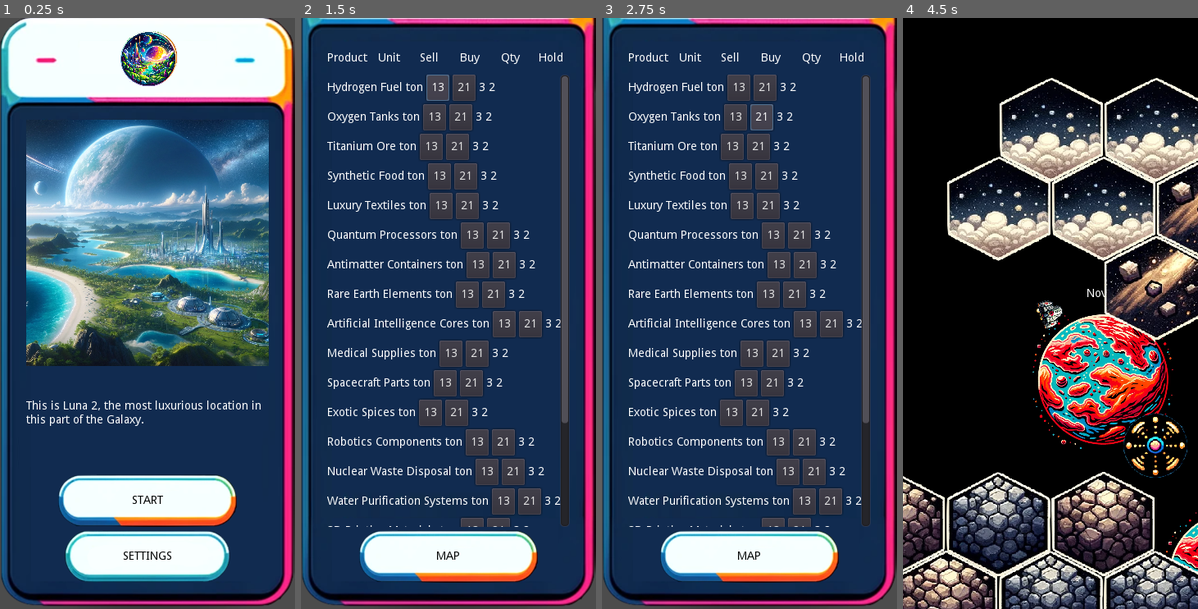
Above: before the commit, frames 1-4 (left to right).
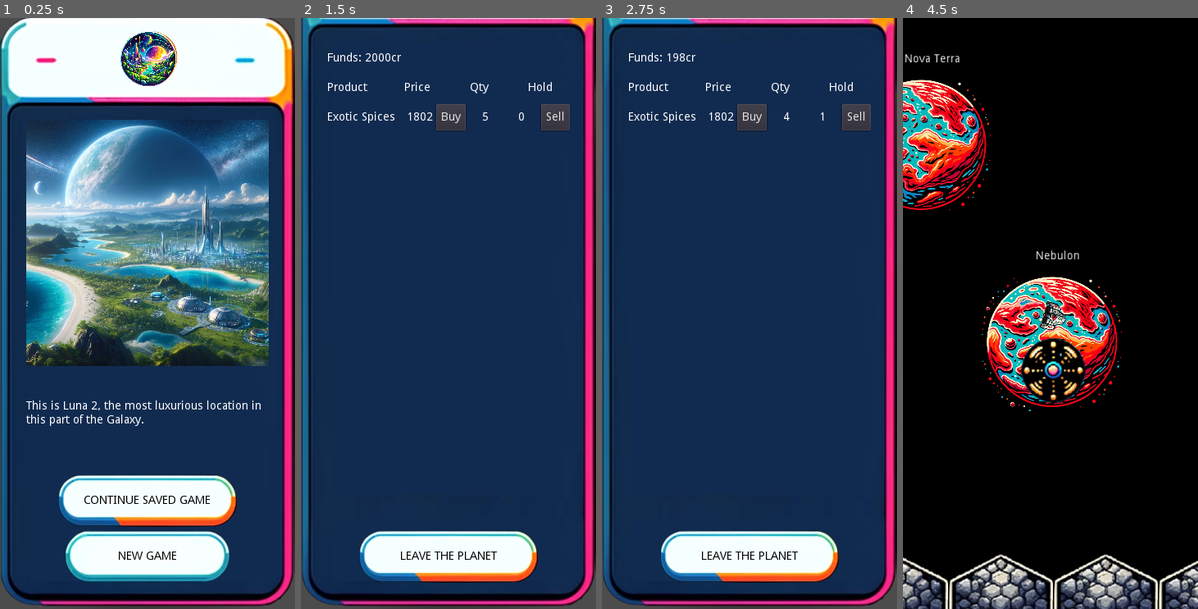
Above: after the commit, the same moments.

Repository: alexkorep/luna2
Game: Godot game, scene res://scenes/intro/intro.tscn
Two runs of this game, one before a commit and one after it. Both use one fixed random seed, a clock stepped at 60 frames per second and the inputs below.
Inputs (mouse positions are in pixels of both pictures, inside the frame that each line leads up to):
- Up to frame 1 (0.25 s): no input
- Up to frame 2 (1.5 s): click (448, 502) at 0.5 s, where only the run after the commit has a clickable "Continue saved game"; click "13" (after the commit: "Sell") at 1.25 s
- Up to frame 3 (2.75 s): click (752, 118) at 2 s, where only the run after the commit has a clickable "Buy"
- Up to frame 4 (4.5 s): click "21" (after the commit: "Buy") at 2.75 s; click "Map" (after the commit: "Leave the planet") at 3.5 s; move the mouse to (1115, 283) at 4.27 s; click (1115, 283) at 4.42 s

The runs differ from the first frame. In frame 1, 0.5% of the frame differs, in the area x 28-72%, y 80-92%; in frame 2, 18%; in frame 3, 18%; in frame 4, 50%, in the area x 0-100%, y 6-100%.

Commit message:
Add trading and game state saving

Diff:
--- a/src/project.godot
+++ b/src/project.godot
@@ -58,6 +58,7 @@
 
 PlanetsData="*res://scripts/trading/planets_data.gd"
 GoodsData="*res://scripts/trading/goods_data.gd"
+GameState="*res://scripts/trading/game_state.gd"
 
 [display]
 
--- a/src/scenes/intro/intro.gd
+++ b/src/scenes/intro/intro.gd
@@ -35,9 +35,10 @@
 
 
 
-func _on_NewGameTextureButton_pressed():
+func _on_new_game_pressed():
+	GameState.new_game()
 	get_tree().change_scene("res://scenes/trade_screen/trade_screen.tscn")
 
 
-func _on_SettingsTextureButton_pressed():
-	get_tree().change_scene("res://scenes/ending-broke/ending-broke.tscn")
+func _on_continue_pressed():
+	get_tree().change_scene("res://scenes/trade_screen/trade_screen.tscn")
--- a/src/scenes/intro/intro.tscn
+++ b/src/scenes/intro/intro.tscn
@@ -158,7 +158,7 @@
 valign = 1
 autowrap = true
 
-[node name="NewGameTextureButton" type="TextureButton" parent="VBoxContainer/NinePatchRect/MarginContainer/VBoxContainer"]
+[node name="ContinueButton" type="TextureButton" parent="VBoxContainer/NinePatchRect/MarginContainer/VBoxContainer"]
 margin_top = 432.0
 margin_right = 296.0
 margin_bottom = 496.0
@@ -168,16 +168,16 @@
 expand = true
 stretch_mode = 5
 
-[node name="Label" type="Label" parent="VBoxContainer/NinePatchRect/MarginContainer/VBoxContainer/NewGameTextureButton"]
+[node name="Label" type="Label" parent="VBoxContainer/NinePatchRect/MarginContainer/VBoxContainer/ContinueButton"]
 anchor_right = 1.0
 anchor_bottom = 1.0
 custom_colors/font_color = Color( 0, 0, 0, 1 )
-text = "Start"
+text = "Continue saved game"
 align = 1
 valign = 1
 uppercase = true
 
-[node name="SettingsTextureButton" type="TextureButton" parent="VBoxContainer/NinePatchRect/MarginContainer/VBoxContainer"]
+[node name="NewGameButton" type="TextureButton" parent="VBoxContainer/NinePatchRect/MarginContainer/VBoxContainer"]
 margin_top = 500.0
 margin_right = 296.0
 margin_bottom = 564.0
@@ -187,11 +187,11 @@
 expand = true
 stretch_mode = 5
 
-[node name="Label" type="Label" parent="VBoxContainer/NinePatchRect/MarginContainer/VBoxContainer/SettingsTextureButton"]
+[node name="Label" type="Label" parent="VBoxContainer/NinePatchRect/MarginContainer/VBoxContainer/NewGameButton"]
 anchor_right = 1.0
 anchor_bottom = 1.0
 custom_colors/font_color = Color( 0, 0, 0, 1 )
-text = "Settings"
+text = "New game"
 align = 1
 valign = 1
 uppercase = true
@@ -204,6 +204,6 @@
 stream = ExtResource( 12 )
 autoplay = true
 
-[connection signal="pressed" from="VBoxContainer/NinePatchRect/MarginContainer/VBoxContainer/NewGameTextureButton" to="." method="_on_NewGameTextureButton_pressed"]
-[connection signal="pressed" from="VBoxContainer/NinePatchRect/MarginContainer/VBoxContainer/SettingsTextureButton" to="." method="_on_SettingsTextureButton_pressed"]
+[connection signal="pressed" from="VBoxContainer/NinePatchRect/MarginContainer/VBoxContainer/ContinueButton" to="." method="_on_continue_pressed"]
+[connection signal="pressed" from="VBoxContainer/NinePatchRect/MarginContainer/VBoxContainer/NewGameButton" to="." method="_on_new_game_pressed"]
 [connection signal="timeout" from="Timer" to="." method="_on_Timer_timeout"]
--- a/src/scenes/ship/state_emerge.gd
+++ b/src/scenes/ship/state_emerge.gd
@@ -8,14 +8,14 @@
 
 	# We must declare all the properties we access through `owner` in the `Player.gd` script.
 	owner.scale = Vector2.ZERO
-	owner.rotation_degrees = 0
+	owner.rotation_degrees = 180
 	# Add a tween to smoothly scale the player to its normal size.
 	var tween = Tween.new()
 	owner.add_child(tween)  # Add the Tween to the scene tree
 	var normal_size = Vector2(1, 1)  # Replace with your normal size if different
 	var duration = 2.0  # Duration of the scaling animation in seconds
 	tween.interpolate_property(owner, "scale", Vector2.ZERO, normal_size, duration, Tween.TRANS_CUBIC, Tween.EASE_IN_OUT)
-	tween.interpolate_property(owner, "rotation_degrees", owner.rotation_degrees, 180, duration, Tween.TRANS_CUBIC, Tween.EASE_IN_OUT)
+	tween.interpolate_property(owner, "rotation_degrees", owner.rotation_degrees, 0, duration, Tween.TRANS_CUBIC, Tween.EASE_IN_OUT)
 	tween.connect("tween_completed", self, "_on_tween_completed")
 	tween.start()  # Start the Tween
 
--- a/src/scenes/space/planet.gd
+++ b/src/scenes/space/planet.gd
@@ -76,6 +76,9 @@
 export (PlanetIDs) var planet_id := PlanetIDs.nebulon_1
 export (Texture) var planet_texture setget set_texture
 
+func planet_id_to_string(id):
+	return planetNames[id]
+
 # Called when the node enters the scene tree for the first time.
 func _ready():
 	$PlanetTexture.texture = planet_texture
--- a/src/scenes/space/space.gd
+++ b/src/scenes/space/space.gd
@@ -10,12 +10,17 @@
 func _ready():
 	if not Engine.editor_hint:
 		adjust_parallax_scale(Vector2(0.5, 0.5))
+		# Find the planet position
+		move_player_to_planet(GameState.planet_id)
 
 func _process(_delta):
 	if Engine.editor_hint:
 		sync_parallax_objects()
 	else:
-		if find_planet_to_teleport_to() != null:
+		var near_planet = find_planet_to_teleport_to()
+		if near_planet != null:
+			var planet_id_str = near_planet.planet_id_to_string(near_planet.planet_id)
+			GameState.set_planet_id(planet_id_str)
 			Spaceship.teleport_to_the_planet()
 
 func adjust_parallax_scale(new_scale: Vector2):
@@ -83,6 +88,12 @@
 			return planet
 	return null
 
+func move_player_to_planet(planet_id_str):
+	var Planets = $ParallaxBackground/ParallaxLayer/Planets
+	for planet in Planets.get_children():
+		var id_str = planet.planet_id_to_string(planet.planet_id)
+		if id_str == planet_id_str:
+			Spaceship.position = planet.teleport_position + Vector2(0, -64)
 
 func _on_Spaceship_ship_submerged():
 	# TODO Save the planet to the global state
--- a/src/scenes/space/space.tscn
+++ b/src/scenes/space/space.tscn
@@ -204,7 +204,6 @@
 [node name="Planet5" parent="ParallaxBackground/ParallaxLayer/Planets" instance=ExtResource( 11 )]
 position = Vector2( 448, 640 )
 teleport_position = Vector2( 448, 640 )
-planet_id = 30
 planet_texture = ExtResource( 12 )
 
 [node name="AudioStreamPlayer" type="AudioStreamPlayer" parent="."]
--- a/src/scenes/trade_screen/trade_item.gd
+++ b/src/scenes/trade_screen/trade_item.gd
@@ -1,12 +1,14 @@
 tool
 extends Control
 
-export var product = "Gold"
-export var unit = "ton"
-export var buy = 21
-export var sell = 13
-export var qty = 3
-export var hold = 2
+signal trade_item_buy(product_idx)
+signal trade_item_sell(product_idx)
+
+export var product := "Gold"
+export var price := 21
+export var qty := 3
+export var hold := 2
+export var product_idx := 0
 
 # Called when the node enters the scene tree for the first time.
 func _ready():
@@ -16,19 +18,15 @@
 	if not $HBoxContainer:
 		return
 	$HBoxContainer/ProductLabel.text = product
-	$HBoxContainer/UnitLabel.text = unit
-	$HBoxContainer/SellButton.text = str(sell)
-	$HBoxContainer/BuyButton.text = str(buy)
+	$HBoxContainer/PriceLabel.text = str(price)
 	$HBoxContainer/QtyLabel.text = str(qty)
 	$HBoxContainer/HoldLabel.text = str(hold)
 
 func _process(delta):
 	update_controls()
 
-
 func _on_SellButton_pressed():
-	pass # Replace with function body.
-
+	emit_signal("trade_item_sell", product_idx)
 
 func _on_BuyButton_pressed():
-	pass # Replace with function body.
+	emit_signal("trade_item_buy", product_idx)
--- a/src/scenes/trade_screen/trade_item.tscn
+++ b/src/scenes/trade_screen/trade_item.tscn
@@ -7,66 +7,65 @@
 margin_bottom = 32.0
 rect_min_size = Vector2( 0, 32 )
 mouse_filter = 1
+size_flags_horizontal = 3
 script = ExtResource( 1 )
-buy = 20
 
 [node name="HBoxContainer" type="HBoxContainer" parent="."]
 anchor_right = 1.0
 anchor_bottom = 1.0
 
 [node name="ProductLabel" type="Label" parent="HBoxContainer"]
-margin_right = 56.0
+margin_right = 149.0
 margin_bottom = 32.0
 size_flags_horizontal = 3
 size_flags_vertical = 7
 text = "Gold"
 valign = 1
+clip_text = true
 
-[node name="UnitLabel" type="Label" parent="HBoxContainer"]
-margin_left = 60.0
-margin_right = 117.0
+[node name="PriceLabel" type="Label" parent="HBoxContainer"]
+margin_left = 153.0
+margin_right = 193.0
 margin_bottom = 32.0
-size_flags_horizontal = 3
+rect_min_size = Vector2( 40, 0 )
 size_flags_vertical = 7
-text = "ton"
-align = 1
+text = "21"
+align = 2
 valign = 1
 
-[node name="SellButton" type="Button" parent="HBoxContainer"]
-margin_left = 121.0
-margin_right = 178.0
+[node name="BuyButton" type="Button" parent="HBoxContainer"]
+margin_left = 197.0
+margin_right = 233.0
 margin_bottom = 32.0
-size_flags_horizontal = 3
-size_flags_vertical = 7
-text = "13"
-
-[node name="BuyButton" type="Button" parent="HBoxContainer"]
-margin_left = 182.0
-margin_right = 238.0
-margin_bottom = 32.0
-size_flags_horizontal = 3
-size_flags_vertical = 7
-text = "20"
+size_flags_vertical = 3
+text = "Buy"
 
 [node name="QtyLabel" type="Label" parent="HBoxContainer"]
-margin_left = 242.0
-margin_right = 299.0
+margin_left = 237.0
+margin_right = 277.0
 margin_bottom = 32.0
-size_flags_horizontal = 3
-size_flags_vertical = 7
+rect_min_size = Vector2( 40, 0 )
+size_flags_vertical = 3
 text = "3"
 align = 1
 valign = 1
 
 [node name="HoldLabel" type="Label" parent="HBoxContainer"]
-margin_left = 303.0
-margin_right = 360.0
+margin_left = 281.0
+margin_right = 321.0
 margin_bottom = 32.0
-size_flags_horizontal = 3
-size_flags_vertical = 7
+rect_min_size = Vector2( 40, 0 )
+size_flags_vertical = 3
 text = "2"
 align = 1
 valign = 1
 
+[node name="SellButton" type="Button" parent="HBoxContainer"]
+margin_left = 325.0
+margin_right = 360.0
+margin_bottom = 32.0
+size_flags_vertical = 7
+text = "Sell"
+
+[connection signal="pressed" from="HBoxContainer/BuyButton" to="." method="_on_BuyButton_pressed"]
 [connection signal="pressed" from="HBoxContainer/SellButton" to="." method="_on_SellButton_pressed"]
-[connection signal="pressed" from="HBoxContainer/BuyButton" to="." method="_on_BuyButton_pressed"]
--- a/src/scenes/trade_screen/trade_screen.gd
+++ b/src/scenes/trade_screen/trade_screen.gd
@@ -6,6 +6,7 @@
 # var b = "text"
 
 onready var ProductsVBoxContainer = $NinePatchRect/MarginContainer/MainVBoxContainer/ScrollContainer/ProductsVBoxContainer
+onready var FundsLabel = $NinePatchRect/MarginContainer/MainVBoxContainer/FundsRow/FundsLabel
 var trade_item = preload('res://scenes/trade_screen/trade_item.tscn')
 
 # Called when the node enters the scene tree for the first time.
@@ -13,26 +14,39 @@
 	fill_goods()
 
 func fill_goods():
+	FundsLabel.text = str(GameState.funds) + 'cr'
+
 	# clear ProductsVBoxContainer children
 	for child in ProductsVBoxContainer.get_children():
 		child.queue_free()
 
 	# fill ProductsVBoxContainer with goods
 	var goods = GoodsData.goods
+	var i = 0
 	for good in goods:
-		var trade_item_instance = trade_item.instance()
-		trade_item_instance.product = good["Name"]
-		trade_item_instance.buy = 21
-		trade_item_instance.sell = 13
-		trade_item_instance.qty = 3
-		trade_item_instance.hold = 2
-		ProductsVBoxContainer.add_child(trade_item_instance)
-
-
-# Called every frame. 'delta' is the elapsed time since the previous frame.
-#func _process(delta):
-#	pass
-
+		var planet_quantity = GameState.planet_quantity[i]
+		var player_quantity = GameState.player_quantity[i]
+		print(i, ':', player_quantity)
+		if planet_quantity > 0 or player_quantity > 0:
+			var trade_item_instance = trade_item.instance()
+			trade_item_instance.product = good["Name"]
+			trade_item_instance.price = int(GameState.prices[i])
+			trade_item_instance.qty = planet_quantity
+			trade_item_instance.hold = player_quantity
+			trade_item_instance.product_idx = i
+			trade_item_instance.connect("trade_item_buy", self, "_on_trade_item_buy")
+			trade_item_instance.connect("trade_item_sell", self, "_on_trade_item_sell")
+			ProductsVBoxContainer.add_child(trade_item_instance)
+		i += 1
 
 func _on_PlayTextureButton_pressed():
 	get_tree().change_scene("res://scenes/space/space.tscn")
+
+
+func _on_trade_item_buy(product_idx):
+	GameState.buy(product_idx)
+	fill_goods()
+
+func _on_trade_item_sell(product_idx):
+	GameState.sell(product_idx)
+	fill_goods()
--- a/src/scenes/trade_screen/trade_screen.tscn
+++ b/src/scenes/trade_screen/trade_screen.tscn
@@ -40,53 +40,52 @@
 margin_bottom = 655.0
 mouse_filter = 2
 
-[node name="HBoxContainer" type="HBoxContainer" parent="NinePatchRect/MarginContainer/MainVBoxContainer"]
+[node name="FundsRow" type="HBoxContainer" parent="NinePatchRect/MarginContainer/MainVBoxContainer"]
 margin_right = 296.0
 margin_bottom = 32.0
+
+[node name="Label" type="Label" parent="NinePatchRect/MarginContainer/MainVBoxContainer/FundsRow"]
+margin_right = 42.0
+margin_bottom = 32.0
+rect_min_size = Vector2( 0, 32 )
+text = "Funds:"
+valign = 1
+
+[node name="FundsLabel" type="Label" parent="NinePatchRect/MarginContainer/MainVBoxContainer/FundsRow"]
+margin_left = 46.0
+margin_right = 86.0
+margin_bottom = 32.0
+rect_min_size = Vector2( 0, 32 )
+text = "100 cr"
+valign = 1
+
+[node name="HBoxContainer" type="HBoxContainer" parent="NinePatchRect/MarginContainer/MainVBoxContainer"]
+margin_top = 36.0
+margin_right = 296.0
+margin_bottom = 68.0
 rect_min_size = Vector2( 0, 32 )
 
 [node name="ProductLabel" type="Label" parent="NinePatchRect/MarginContainer/MainVBoxContainer/HBoxContainer"]
-margin_right = 49.0
+margin_right = 71.0
 margin_bottom = 32.0
 size_flags_horizontal = 3
 size_flags_vertical = 5
 text = "Product"
-align = 1
 valign = 1
 
-[node name="UnitLabel" type="Label" parent="NinePatchRect/MarginContainer/MainVBoxContainer/HBoxContainer"]
-margin_left = 53.0
-margin_right = 98.0
+[node name="PriceLabel" type="Label" parent="NinePatchRect/MarginContainer/MainVBoxContainer/HBoxContainer"]
+margin_left = 75.0
+margin_right = 146.0
 margin_bottom = 32.0
 size_flags_horizontal = 3
 size_flags_vertical = 5
-text = "Unit"
-align = 1
-valign = 1
-
-[node name="SellLabel" type="Label" parent="NinePatchRect/MarginContainer/MainVBoxContainer/HBoxContainer"]
-margin_left = 102.0
-margin_right = 147.0
-margin_bottom = 32.0
-size_flags_horizontal = 3
-size_flags_vertical = 5
-text = "Sell"
-align = 1
-valign = 1
-
-[node name="BuyLabel" type="Label" parent="NinePatchRect/MarginContainer/MainVBoxContainer/HBoxContainer"]
-margin_left = 151.0
-margin_right = 197.0
-margin_bottom = 32.0
-size_flags_horizontal = 3
-size_flags_vertical = 5
-text = "Buy"
+text = "Price"
 align = 1
 valign = 1
 
 [node name="QtyLabel" type="Label" parent="NinePatchRect/MarginContainer/MainVBoxContainer/HBoxContainer"]
-margin_left = 201.0
-margin_right = 246.0
+margin_left = 150.0
+margin_right = 221.0
 margin_bottom = 32.0
 size_flags_horizontal = 3
 size_flags_vertical = 5
@@ -95,7 +94,7 @@
 valign = 1
 
 [node name="HoldLabel" type="Label" parent="NinePatchRect/MarginContainer/MainVBoxContainer/HBoxContainer"]
-margin_left = 250.0
+margin_left = 225.0
 margin_right = 296.0
 margin_bottom = 32.0
 size_flags_horizontal = 3
@@ -105,26 +104,28 @@
 valign = 1
 
 [node name="ScrollContainer" type="ScrollContainer" parent="NinePatchRect/MarginContainer/MainVBoxContainer"]
-margin_top = 36.0
+margin_top = 72.0
 margin_right = 296.0
 margin_bottom = 587.0
 mouse_filter = 1
 size_flags_vertical = 3
 
 [node name="ProductsVBoxContainer" type="VBoxContainer" parent="NinePatchRect/MarginContainer/MainVBoxContainer/ScrollContainer"]
-margin_bottom = 551.0
+margin_right = 296.0
+margin_bottom = 515.0
+size_flags_horizontal = 3
 size_flags_vertical = 3
 
 [node name="TradeItem2" parent="NinePatchRect/MarginContainer/MainVBoxContainer/ScrollContainer/ProductsVBoxContainer" instance=ExtResource( 2 )]
 anchor_right = 0.0
+margin_right = 296.0
 product = "Silver"
 
 [node name="TradeItem1" parent="NinePatchRect/MarginContainer/MainVBoxContainer/ScrollContainer/ProductsVBoxContainer" instance=ExtResource( 2 )]
 anchor_right = 0.0
 margin_top = 36.0
+margin_right = 296.0
 margin_bottom = 68.0
-buy = 876
-sell = 800
 
 [node name="PlayTextureButton" type="TextureButton" parent="NinePatchRect/MarginContainer/MainVBoxContainer"]
 margin_top = 591.0
@@ -140,7 +141,7 @@
 anchor_right = 1.0
 anchor_bottom = 1.0
 custom_colors/font_color = Color( 0, 0, 0, 1 )
-text = "Map"
+text = "Leave the planet"
 align = 1
 valign = 1
 uppercase = true
@@ -149,4 +150,6 @@
 stream = ExtResource( 6 )
 autoplay = true
 
+[connection signal="trade_item_buy" from="NinePatchRect/MarginContainer/MainVBoxContainer/ScrollContainer/ProductsVBoxContainer/TradeItem2" to="." method="_on_trade_item_buy"]
+[connection signal="trade_item_sell" from="NinePatchRect/MarginContainer/MainVBoxContainer/ScrollContainer/ProductsVBoxContainer/TradeItem2" to="." method="_on_trade_item_sell"]
 [connection signal="pressed" from="NinePatchRect/MarginContainer/MainVBoxContainer/PlayTextureButton" to="." method="_on_PlayTextureButton_pressed"]
--- /dev/null
+++ b/src/scripts/trading/game_state.gd
@@ -0,0 +1,113 @@
+extends Node
+
+var funds := 0
+var planet_id: String = ""
+
+var price_vadiance = 0.05
+
+# array of prices for each good
+var prices = []
+# Stock on the planet and player
+var planet_quantity = []
+var player_quantity = []
+
+var savegame_filename = "user://savegame.save"
+
+func _ready():
+	if load_game():
+		print("Loaded game")
+		return
+	new_game()
+
+func new_game():
+	print("New game")
+	funds = 2000
+	prices = []
+	planet_quantity = []
+	player_quantity = []
+	for i in range(0, GoodsData.goods.size()):
+		prices.append(0)
+		planet_quantity.append(0)
+		player_quantity.append(0)
+
+	planet_id = '' # In order to trigger price generation
+	set_planet_id('nebulon_1')
+
+func set_planet_id(id: String):
+	if id == planet_id:
+		return
+	planet_id = id
+	generate_prices()
+
+func generate_prices():
+	# Prices are based on the planet's technological level
+	var goods = GoodsData.goods
+	var planet = PlanetsData.get_planet_by_id(planet_id)
+	var tech_level = planet["TechLevel"]
+	var i = 0
+	for good in goods:
+		var base_prices = good["BasePricePerTechLevel"]
+		var base_price = base_prices[tech_level]
+		var min_tech_level = good["MinTechLevel"]
+
+		var variance = base_price*price_vadiance
+		var price = base_price + rand_range(-variance, variance)
+		prices[i] = int(price)
+		var qty = rand_range(1, 10*tech_level) if tech_level >= min_tech_level else 0.0
+		planet_quantity[i] = int(qty)
+		i += 1
+
+func buy(product_idx: int, quantity: int = 1):
+	var price = prices[product_idx]
+	if funds >= price and planet_quantity[product_idx] >= quantity:
+		funds -= price*quantity
+		planet_quantity[product_idx] -= quantity
+		player_quantity[product_idx] += quantity
+		save_game()
+
+func sell(product_idx: int, quantity: int = 1):
+	var price = prices[product_idx]
+	if player_quantity[product_idx] >= quantity:
+		funds += price*quantity
+		planet_quantity[product_idx] += quantity
+		player_quantity[product_idx] -= quantity
+		save_game()
+
+# Save the state of the game
+func save_game():
+	var save_dict = {
+			"funds": funds,
+			"planet_id": planet_id,
+			"prices": prices,
+			"planet_quantity": planet_quantity,
+			"player_quantity": player_quantity
+	}
+	var save_file = File.new()
+	save_file.open(savegame_filename, File.WRITE)
+	save_file.store_var(save_dict)
+	save_file.close()
+
+# Load the state of the game
+func load_game():
+	var save_file = File.new()
+	if not save_file.file_exists(savegame_filename):
+		return false
+
+	save_file.open(savegame_filename, File.READ)
+	var save_dict = save_file.get_var()
+
+	funds = save_dict["funds"]
+	planet_id = save_dict["planet_id"]
+	prices = save_dict["prices"]
+	planet_quantity = save_dict["planet_quantity"]
+	player_quantity = save_dict["player_quantity"]
+
+	save_file.close()
+
+	var good_count = len(GoodsData.goods)
+	if (planet_id == "" or
+		len(prices) != good_count or
+		len(planet_quantity) != good_count or
+		len(player_quantity) != good_count):
+		return false
+	return true
--- a/src/scripts/trading/goods_data.gd
+++ b/src/scripts/trading/goods_data.gd
@@ -83,7 +83,7 @@
 	"ID": "exotic_spices",
 	"Description": "Luxury item, expensive on culturally rich or high-population planets; less valuable on utilitarian or low-population planets.",
 	"MinTechLevel": 1,
-	"BasePricePerTechLevel": [1900, 1880, 1860, 1840, 1820, 1800, 1780, 1760, 1740, 1720]
+	"BasePricePerTechLevel": [1800, 1880, 1900, 1940, 2020, 2300, 2480, 2560, 2640, 2720]
 	},
 	{
 	"Name": "Robotics Components",
